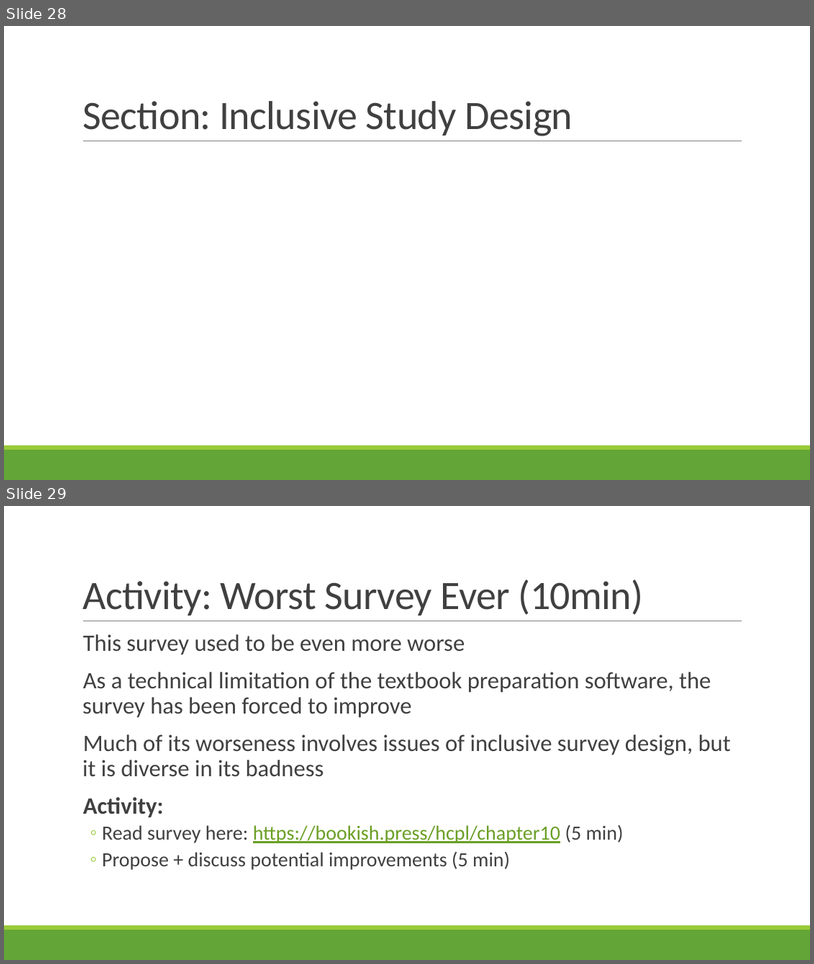
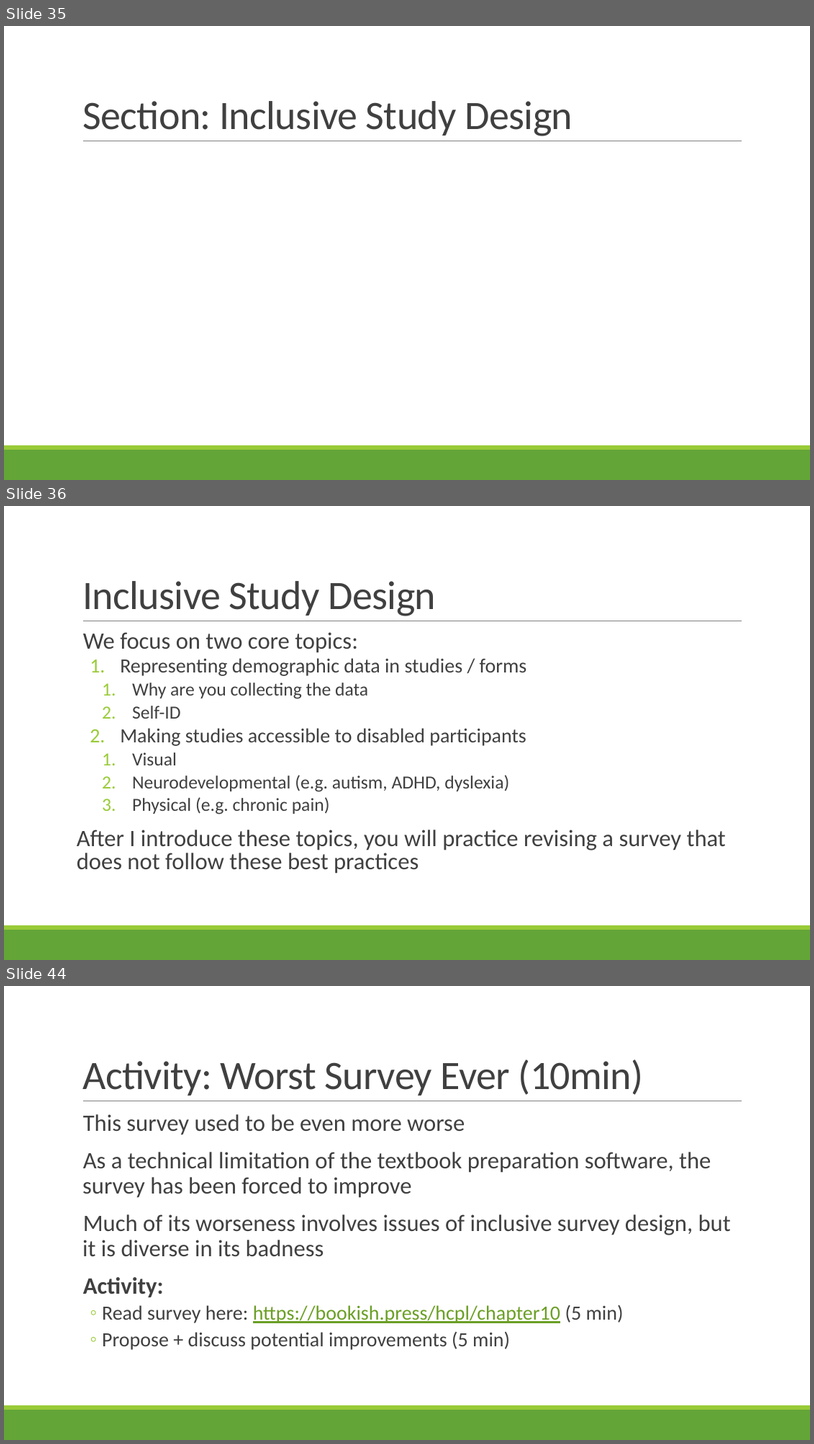
Before and after one commit to rbohrer/pl-course, a slide deck: LectureSlides/09Design2.pptx. Shown one above the other, each under a label of ours: slides 28 and 29 before the commit, slides 35, 36 and 44 after it; the slides between them are not shown. The pictures are 814x964 and 814x1444 pixels, drawn with LibreOffice and Linux fonts; fonts in the diff are those of the drawing. Boxes give left, top, right and bottom in pixels: in the first picture for what was removed or moved away, otherwise in the second. Text is boxed around its words. In the diff, an @@ line names an element or a change of style, - is before the commit and + after.

```diff
--- a/LectureSlides/09Design2.pptx
+++ b/LectureSlides/09Design2.pptx
@@ slide 36 added at box(4, 506, 810, 960), background #FFFFFF; not listed: 3 template elements that a slide beside it also shows @@
@@ title added at box(82, 581, 436, 616), 48 pt, text #404040 @@
+Inclusive Study Design
@@ text added at box(77, 632, 726, 873), 28 pt, text #404040 @@
+  We focus on two core topics:
+  1. Representing demographic data in studies / forms
+    1. Why are you collecting the data
+    2. Self-ID
+  2. Making studies accessible to disabled participants
+    1. Visual
+    2. Neurodevelopmental (e.g. autism, ADHD, dyslexia)
+    3. Physical (e.g. chronic pain)
+After I introduce these topics, you will practice revising a survey that does not follow these best practices
@@ what was slide 28 is now slide 35 @@
@@ what was slide 29 is now slide 44 @@
```
Also in this commit, not shown: 2 slides changed, 15 other slides added, 1 slide removed.
